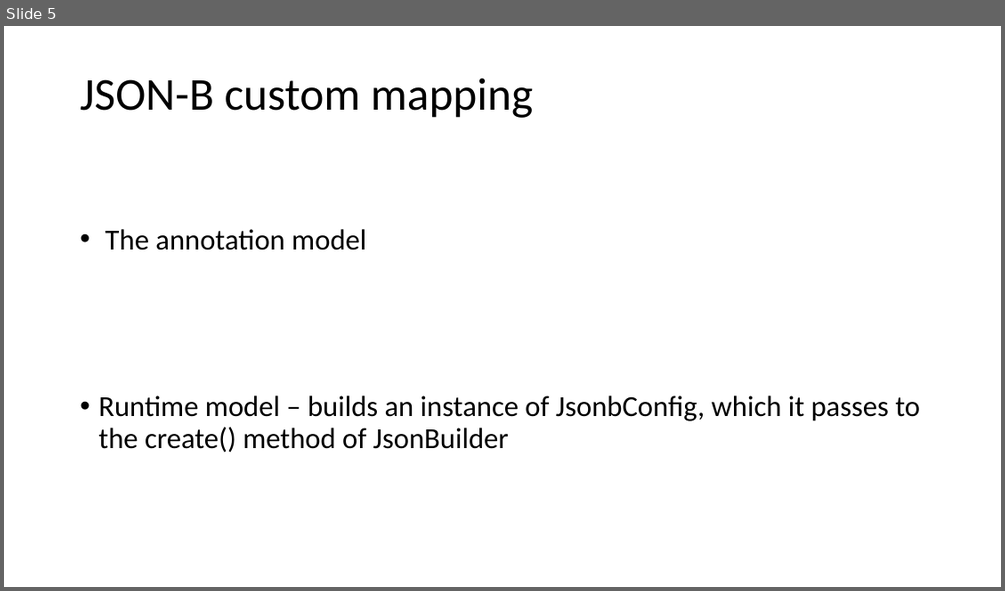
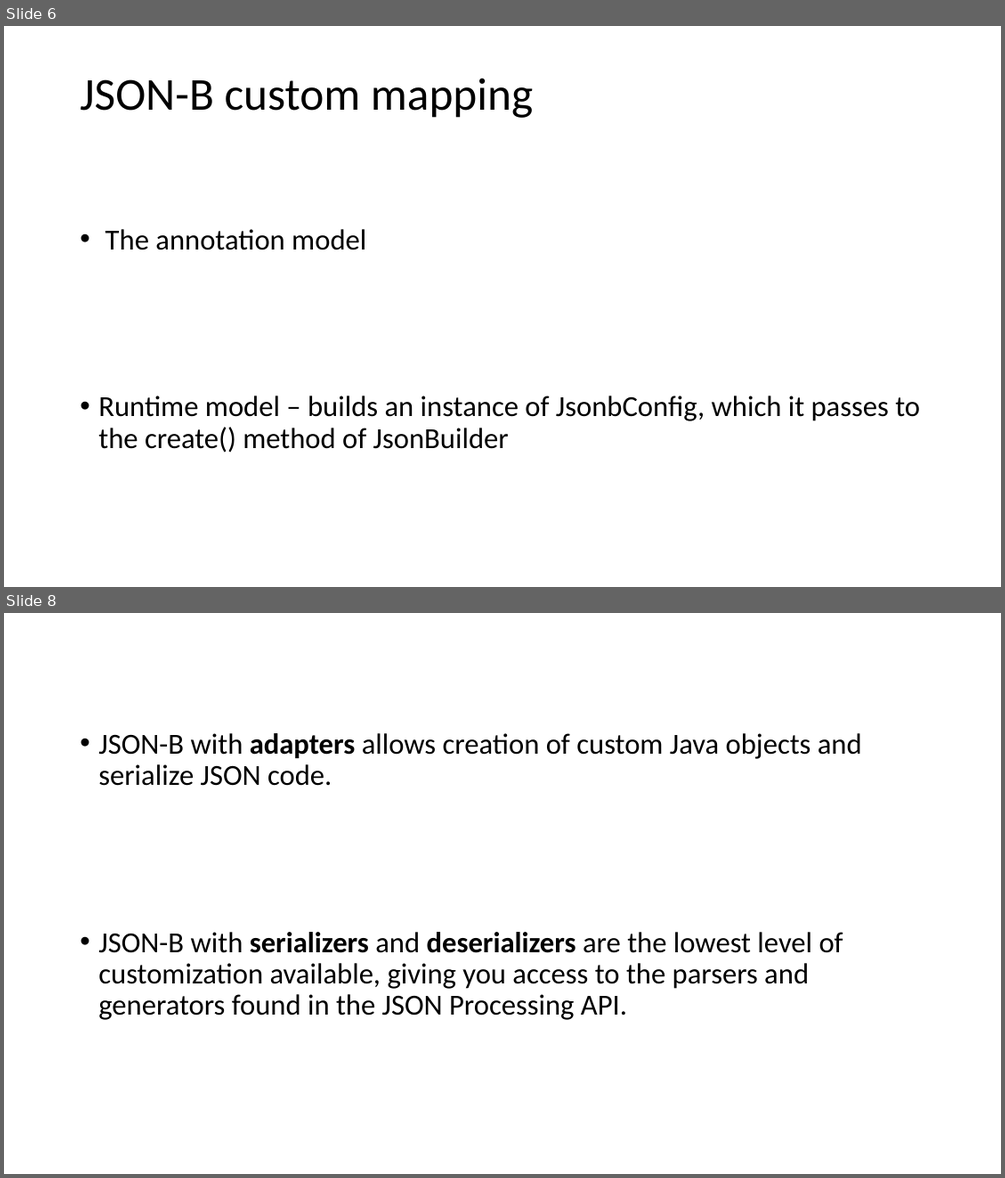
Before and after one commit to Hiruine/prezentari, a slide deck: json_binding(jackson)/presentation.pptx. Shown one above the other, each under a label of ours: slide 5 before the commit, slides 6 and 8 after it; the slides between them are not shown. The pictures are 1005x591 and 1005x1178 pixels, drawn with LibreOffice and Linux fonts; fonts in the diff are those of the drawing. Boxes give left, top, right and bottom in pixels: in the first picture for what was removed or moved away, otherwise in the second. Text is boxed around its words. In the diff, an @@ line names an element or a change of style, - is before the commit and + after.

```diff
--- a/json_binding(jackson)/presentation.pptx
+++ b/json_binding(jackson)/presentation.pptx
@@ slide 8 added at bbox=[4, 613, 1001, 1174], background #FFFFFF @@
@@ text added at bbox=[98, 733, 862, 1020], 28 pt, text #000000 @@
+• JSON-B with adapters allows creation of custom Java objects and serialize JSON code.
+• JSON-B with serializers and deserializers are the lowest level of customization available, giving you access to the parsers and generators found in the JSON Processing API.
@@ what was slide 5 is now slide 6 @@
```
Also in this commit, not shown: 4 slides changed, 1 other slide added, 10 other files.
